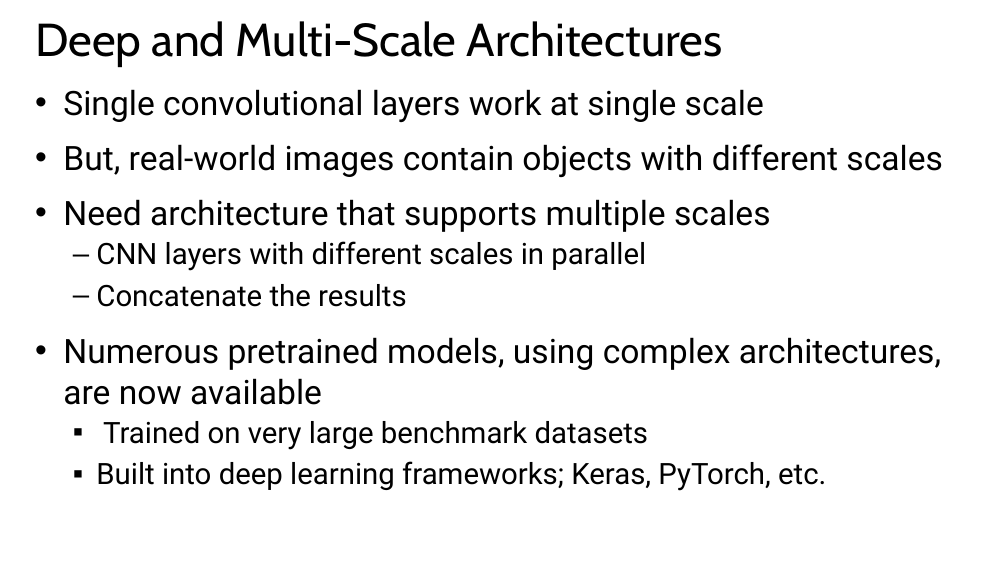
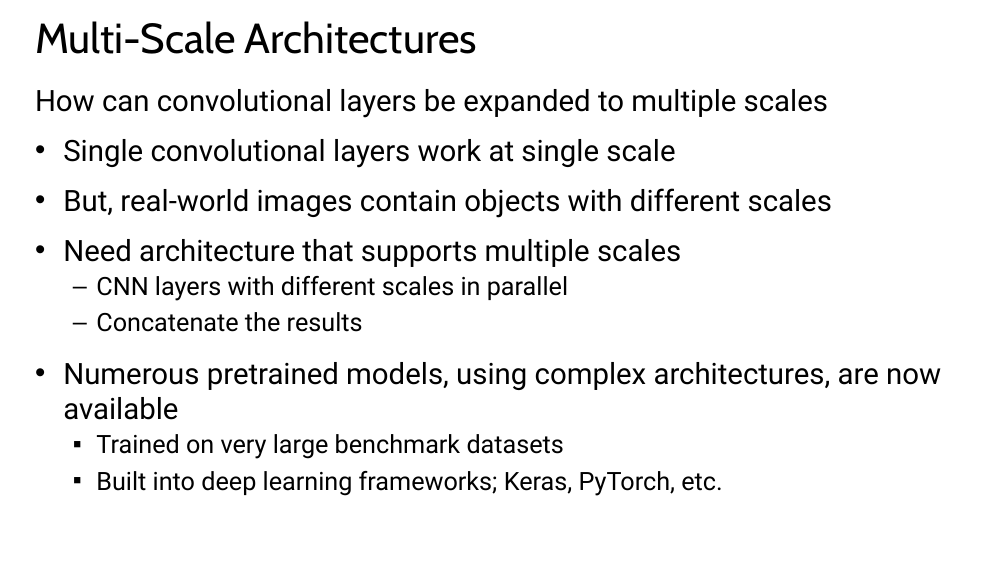
Before and after one commit to StephenElston/CSCI-E25, a slide deck: slide 57 of Slides/6_ConvolutionalNNs.pptx (slide 38 before the commit). Drawn at 1008x567 pixels with LibreOffice and Linux fonts; fonts in the diff are those of the drawing. Boxes give left, top, right and bottom in pixels: in the first picture for what was removed or moved away, otherwise in the second. Text is boxed around its words. In the diff, an @@ line names an element or a change of style, - is before the commit and + after.

```diff
--- a/Slides/6_ConvolutionalNNs.pptx
+++ b/Slides/6_ConvolutionalNNs.pptx
@@ title at <box>35,21,477,54</box>: text changed; size 44 to 40 pt @@
-Deep and Multi-Scale Architectures
+Multi-Scale Architectures
@@ text at <box>35,89,828,118</box>: paragraph added @@
+How can convolutional layers be expanded to multiple scales
@@ text at <box>63,139,941,496</box>: size 32 to 28 pt in "Single convolutional layers work at single scale", "But, real-world images contain objects with different ...", "Need architecture that supports multiple scales", "Numerous pretrained models, using complex architectures, are ..."; size 28 to 24 pt in "CNN layers with different scales in parallel", "Concatenate the results", "Trained on very large benchmark datasets", "Built into deep learning frameworks; Keras, PyTorch, ..." @@
```
Also in this commit, not shown: 11 other slides changed, 4 slides added, 1 other file.
